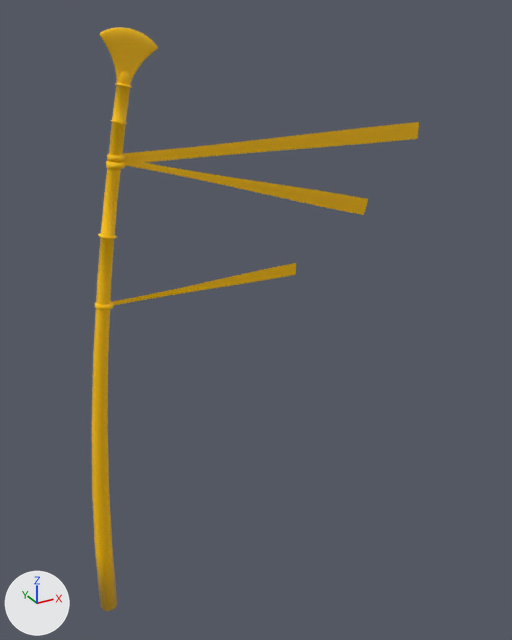
One commit to the FBX model ProjetFirstPerson/Assets/Art/3D/Fbx/Props/SM_Poteau.fbx: the scene before it, then after it.
One viewpoint serves both versions: a 50 mm camera at (-7.0, -2.31, 2.55) aimed at (-5.59, 0.26, 1.27). The lights are fixed; the arrows at lower left show +X, +Y and +Z. Where no turn or scale is listed for an object, it has been applied to the vertices.

The first picture shows 'Poteau_l', 'Ruban_01_l', 'Ruban_02_l', 'Ruban_03_l'.
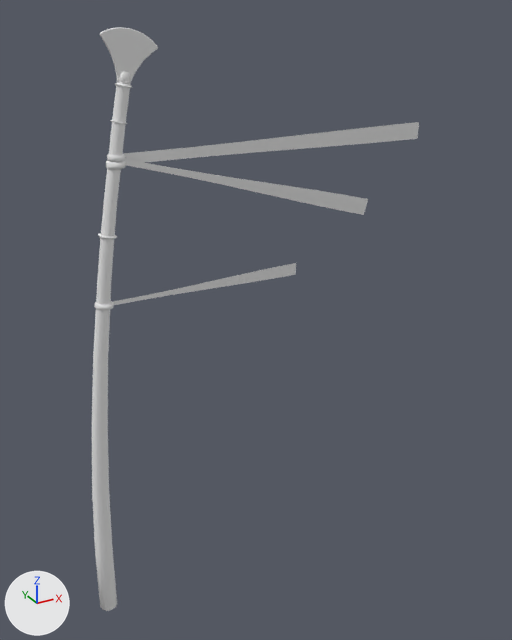
Where the newer file only moved an object's origin or applied its transform, the numbers keep the older frame.

Diff of the bpy script that builds the scene:
```diff
--- a/ProjetFirstPerson/Assets/Art/3D/Fbx/Props/SM_Poteau.fbx.py
+++ b/ProjetFirstPerson/Assets/Art/3D/Fbx/Props/SM_Poteau.fbx.py
@@ mat_flag @@
+mat_flag = principled_material('Flag')
+mat_flag.base_color = (0.8, 0.8, 0.8)  # white #e7e7e7
+mat_flag.roughness = 0.9
@@ mat_pole @@
+mat_pole = principled_material('Pole')
+mat_pole.base_color = (0.8, 0.8, 0.8)  # white #e7e7e7
+mat_pole.roughness = 0.9
@@ me_mesh_001 @@
 me_mesh_001.from_pydata(...)  # 994 vertices, 1976 faces; spans x -0.04..0.39, y -0.04..0.04, z 0.0..2.52
 # used by ob_poteau_l; location = (-6.385, 0.255, -0.029)
+# me_mesh_001 part 1: 1976 faces spanning x -0.04..0.39, y -0.04..0.04, z 0.0..2.52 switch from mat_material__23 (yellow #ffc200) to mat_pole (white #e7e7e7)
@@ me_mesh_002 @@
 me_mesh_002.from_pydata(...)  # 46 vertices, 22 faces; spans x -0.446..0.984, y -0.003..0.0, z -0.037..0.037
-me_mesh_002.materials.append(mat_material__23)  # yellow #ffc200
+me_mesh_002.materials.append(mat_flag)  # white #e7e7e7
@@ me_mesh_003 @@
 me_mesh_003.from_pydata(...)  # 46 vertices, 22 faces; spans x -0.552..0.559, y -0.038..0.037, z -0.183..0.159
-me_mesh_003.materials.append(mat_material__23)  # yellow #ffc200
+me_mesh_003.materials.append(mat_flag)  # white #e7e7e7
@@ me_mesh_004 @@
 me_mesh_004.from_pydata(...)  # 46 vertices, 22 faces; spans x -0.44..0.44, y -0.002..0.002, z -0.029..0.028
-me_mesh_004.materials.append(mat_material__23)  # yellow #ffc200
+me_mesh_004.materials.append(mat_flag)  # white #e7e7e7
```

Pixel boxes [x1, y1, x2, y2] of what changed, in the pictures (512 x 640 px):
'Ruban_01_l', recoloured (yellow to white): [124, 122, 419, 163] in both
'Ruban_02_l', recoloured (yellow to white): [125, 159, 368, 215] in both
'Ruban_03_l', recoloured (yellow to white): [113, 263, 296, 305] in both
part 1 of me_mesh_001, recoloured (yellow to white): [92, 27, 158, 611] in both
